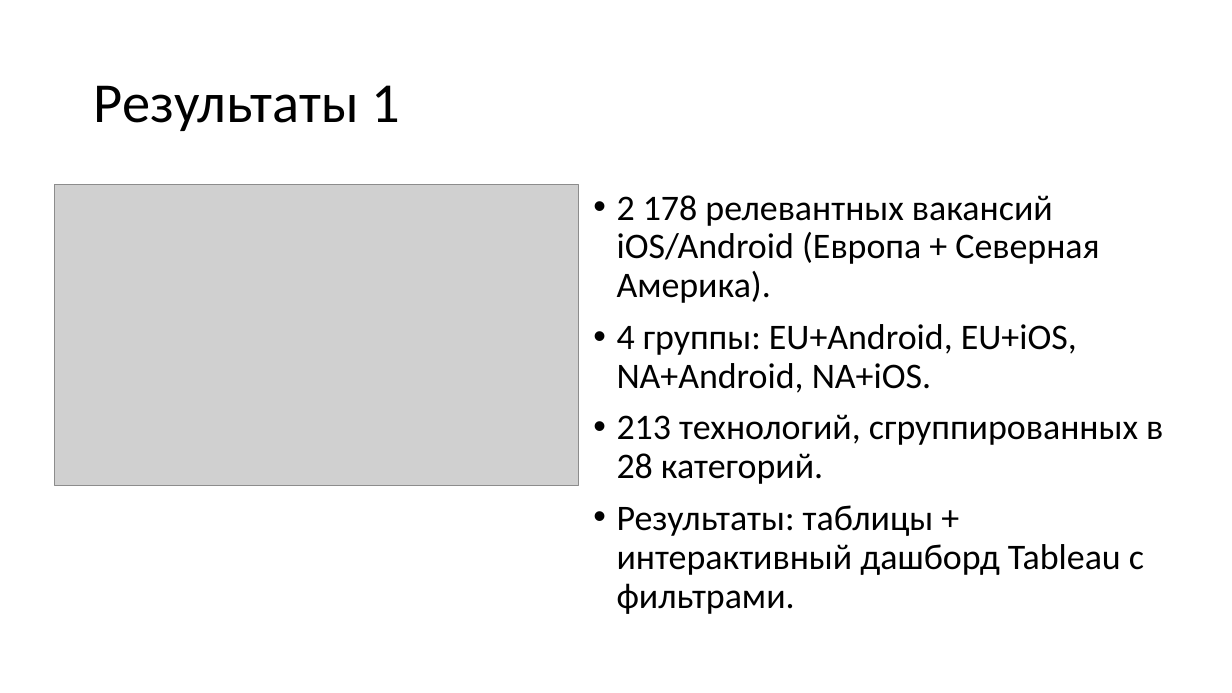
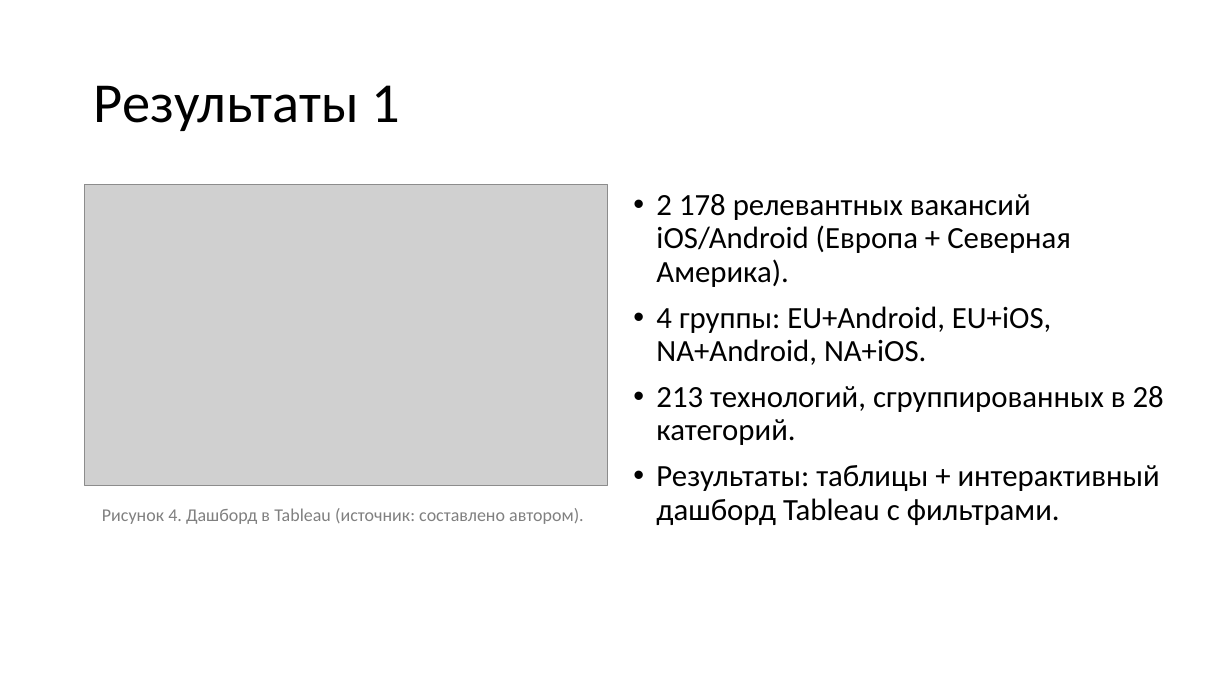
Before and after one commit to S0la1re/Research-work-new, a slide deck: slide 5 of Presentations of Bachelor's theses.pptx. Drawn at 1232x693 pixels with LibreOffice and Linux fonts; fonts in the diff are those of the drawing; grey boxes stand for pictures. Boxes give left, top, right and bottom in pixels: in the first picture for what was removed or moved away, otherwise in the second. Text is boxed around its words. In the diff, an @@ line names an element or a change of style, - is before the commit and + after.

```diff
--- a/Presentations of Bachelor's theses.pptx
+++ b/Presentations of Bachelor's theses.pptx
@@ picture: place and size @@
-picture at box(55, 185, 579, 485)
+picture at box(84, 185, 608, 485)
@@ text "2 178 релевантных вакансий iOS/Android ...": place and size @@
-text "2 178 релевантных вакансий iOS/Android ..." at box(617, 195, 1163, 614)
+text "2 178 релевантных вакансий iOS/Android ..." at box(656, 194, 1164, 525)
@@ text "2 178 релевантных вакансий iOS/Android ..." at box(656, 194, 1164, 525): size 28 to 24 pt @@
@@ text added at box(102, 508, 584, 524), 14 pt, text #808080 @@
+Рисунок 4. Дашборд в Tableau (источник: составлено автором).
```
Also in this commit, not shown: 7 other slides changed, 1 slide added, 1 slide removed.
